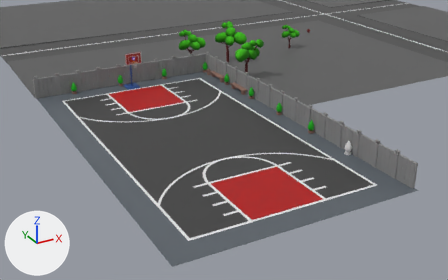
Renders of the FBX model Assets/BSK/Models/NewModels/EnvironmentModels/Env1/Standard/Pitch 1.fbx from each side of a commit.
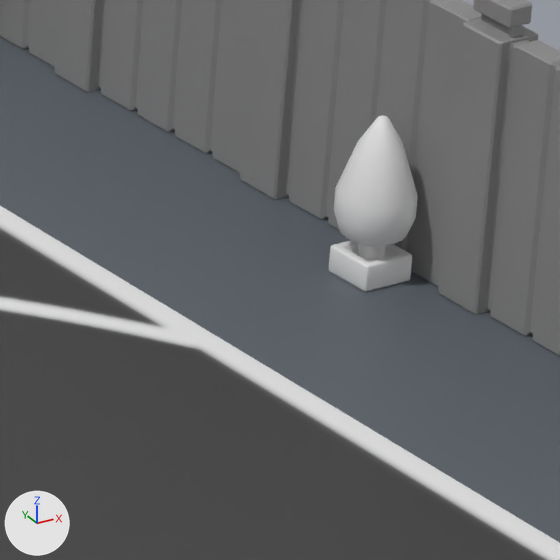
The first picture shows the older version from a 50 mm lens placed at (-21.4, -57.4, 21.1), pointed at (5.3, -8.7, -3.2). The close-ups show both versions on the part from 71% to 81% of the width and 47% to 64% of the height of that picture; other places that the commit changed are outside them. Every picture has the same lights, and +X, +Y and +Z are marked at lower left. Where no turn or scale is listed for an object, it has been applied to the vertices.

The first close-up shows 'Basketball_Court', 'Fence.001', 'Pots.005'.
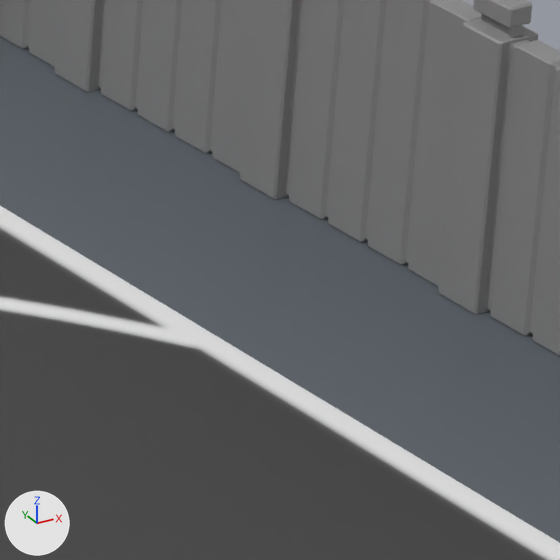
Pixel boxes (x1, y1, x2, y2) of what changed, in the close-ups (560 x 560 px):
'Pots.005', deleted
    before: (329, 115, 418, 292)

Patch to the scene script:
```diff
--- a/Assets/BSK/Models/NewModels/EnvironmentModels/Env1/Standard/Pitch 1.fbx.py
+++ b/Assets/BSK/Models/NewModels/EnvironmentModels/Env1/Standard/Pitch 1.fbx.py
@@ ob_pots_005 @@
-ob_pots_005 = bpy.data.objects.new('Pots.005', me_plane_026)
-ob_pots_005.location = (9.127, -22.475, 0.0)
```
